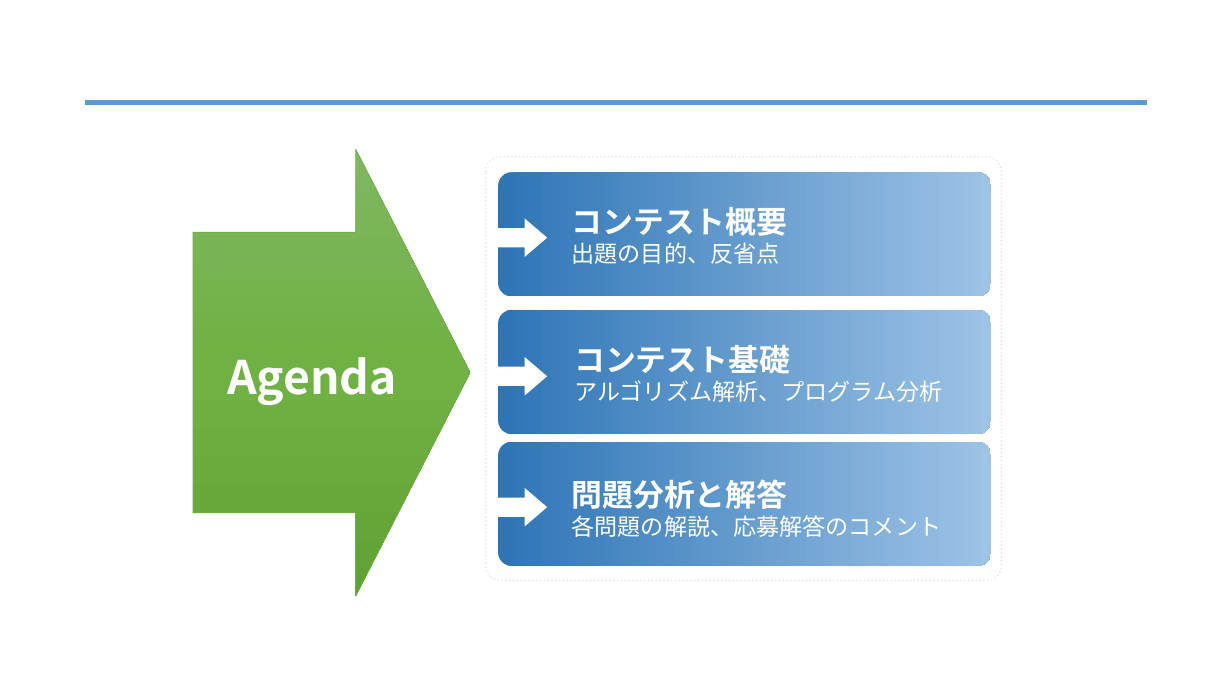
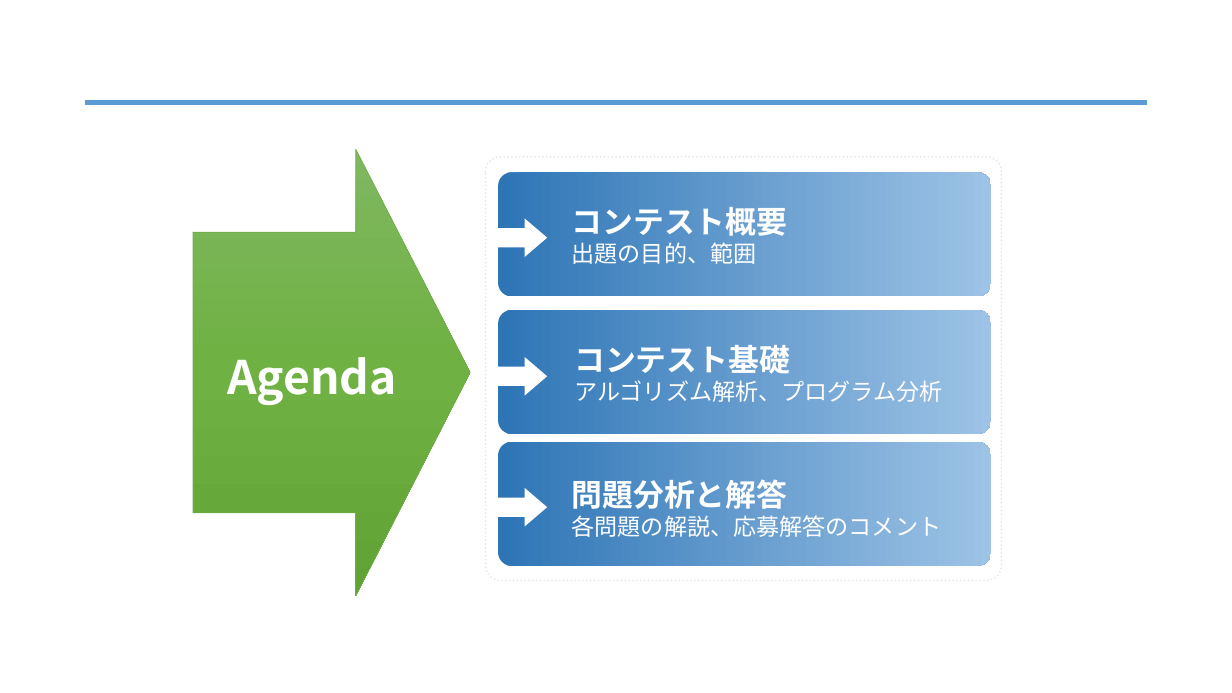
Before and after one commit to sjitech/contest01, a slide deck: slide 2 of summary.pptx. Drawn at 1232x693 pixels with LibreOffice and Linux fonts; fonts in the diff are those of the drawing; background and template pictures are left out. Boxes give left, top, right and bottom in pixels: in the first picture for what was removed or moved away, otherwise in the second. Text is boxed around its words. In the diff, an @@ line names an element or a change of style, - is before the commit and + after.

Commit message:
update summary ppt

```diff
--- a/summary.pptx
+++ b/summary.pptx
@@ text at bbox=[572, 242, 757, 264]: text changed @@
-出題の目的、反省点
+出題の目的、範囲
```
